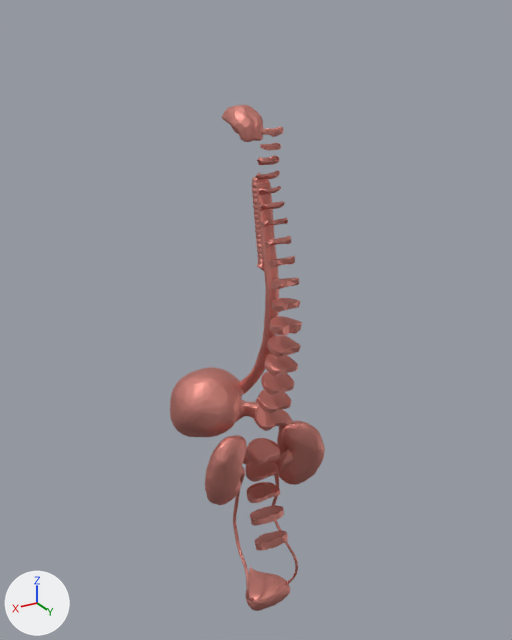
An edit to the glTF model assets/models/organs.glb, drawn before and after from the same camera.
Both versions are drawn from a 50 mm lens placed at (0.409, 0.573, 1.629), pointed at (-0.012, -0.129, 1.279). The lights are fixed; the arrows at lower left show +X, +Y and +Z. The picture after the commit comes second. Where no turn or scale is listed for an object, it has been applied to the vertices.

In view in the first picture: 'bladder', 'esophagus', 'l-kidney', 'r-kidney', 'stomach', 'tongue' and 26 more.
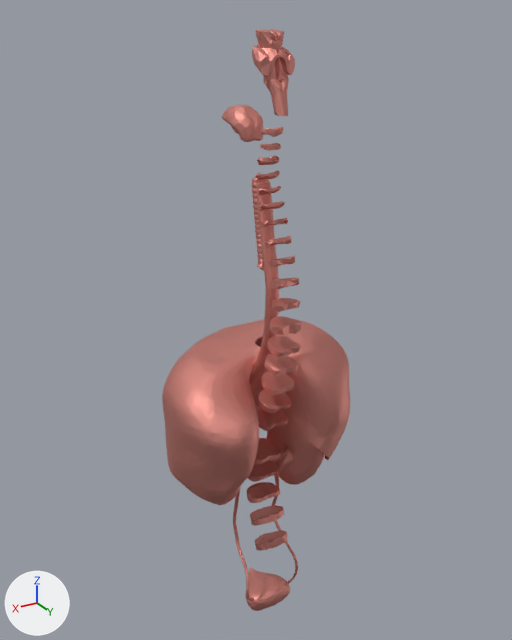
Changed parts and their boxes [x1, y1, x2, y2] in the pictures (512 x 640 px):
'diaphragm', added
    after: [162, 319, 350, 503]
'brainstem', added
    after: [252, 29, 295, 116]
'stomach', unchanged, covered by the edit
    before: [170, 367, 252, 437]
'l-kidney', unchanged, covered by the edit
    before: [205, 435, 246, 505]
    after: [211, 486, 241, 505]

Edits to the bpy script that builds the scene:
```text
Add me_brainstem:
    me_brainstem.from_pydata(...)  # 1514 vertices, 2979 faces; spans x -0.021..0.021, y -0.0227..0.0227, z -0.0409..0.0409
    me_brainstem.materials.append(mat_organ)  # pink #dd958b
Add me_diaphragm:
    me_diaphragm.from_pydata(...)  # 2500 vertices, 4991 faces; spans x -0.122..0.122, y -0.09..0.09, z -0.103..0.103
    me_diaphragm.materials.append(mat_organ)  # pink #dd958b
Add ob_brainstem:
    ob_brainstem = bpy.data.objects.new('brainstem', me_brainstem)
    ob_brainstem.location = (-0.001, -0.074, 1.576)
Add ob_diaphragm:
    ob_diaphragm = bpy.data.objects.new('diaphragm', me_diaphragm)
    ob_diaphragm.location = (-0.001, -0.116, 1.16)
```
